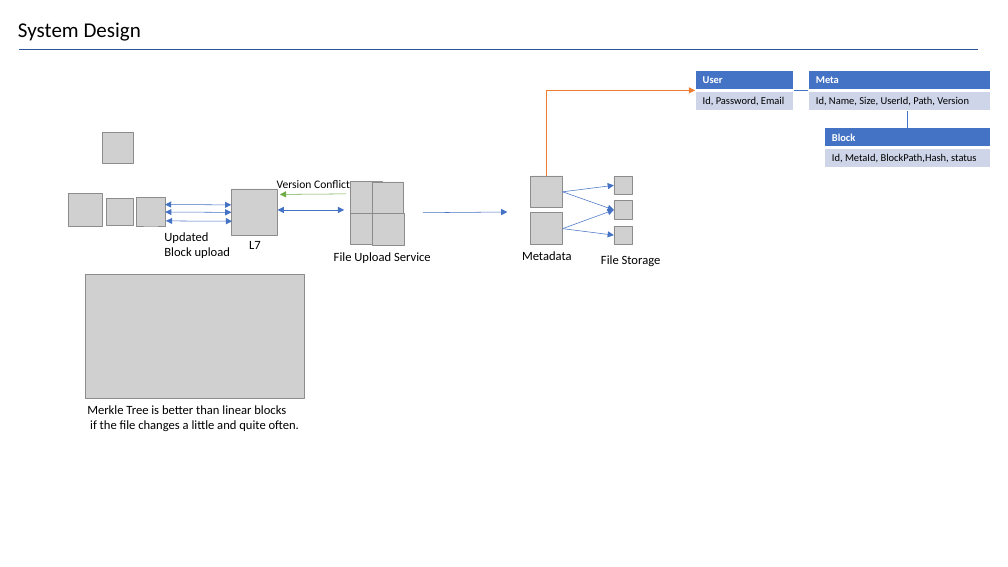
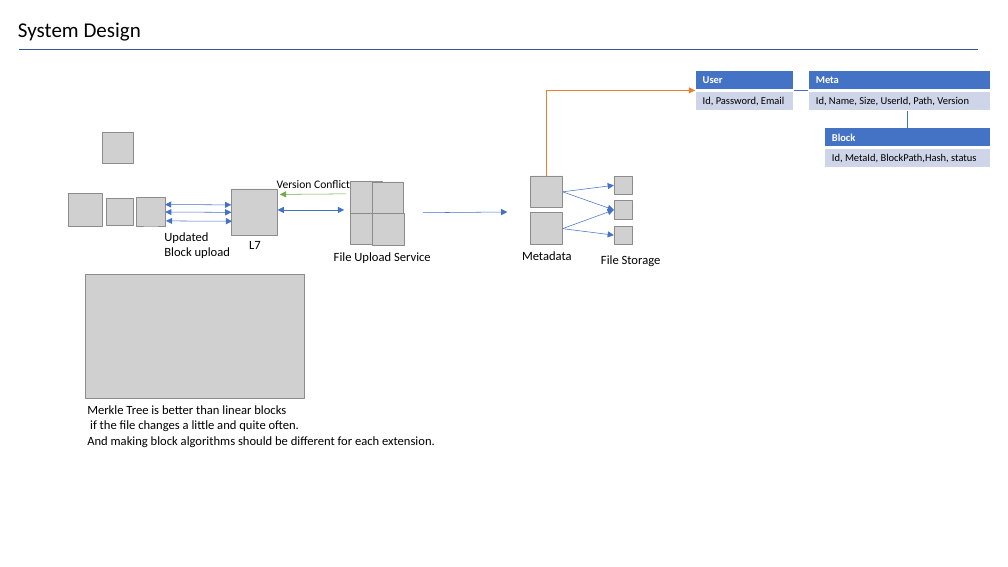
Before and after one commit to Joel-Hwang/leetcode, a slide deck: slide 4 of CloudStorage.pptx. Drawn at 1008x567 pixels with LibreOffice and Linux fonts; fonts in the diff are those of the drawing; grey boxes stand for pictures. Boxes give left, top, right and bottom in pixels: in the first picture for what was removed or moved away, otherwise in the second. Text is boxed around its words. In the diff, an @@ line names an element or a change of style, - is before the commit and + after.

```diff
--- a/CloudStorage.pptx
+++ b/CloudStorage.pptx
@@ text at <box>87,420,435,447</box>: text changed @@
-if the file changes a little and quite often.
+if the file changes a little and quite often.
+And making block algorithms should be different for each extension.
```
Also in this commit, not shown: 2 other files.
